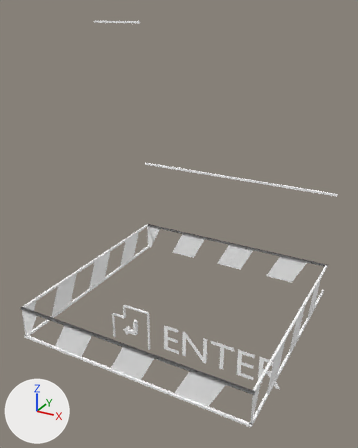
An edit to the glTF model models/mailAnimation.glb, drawn before and after from the same camera.
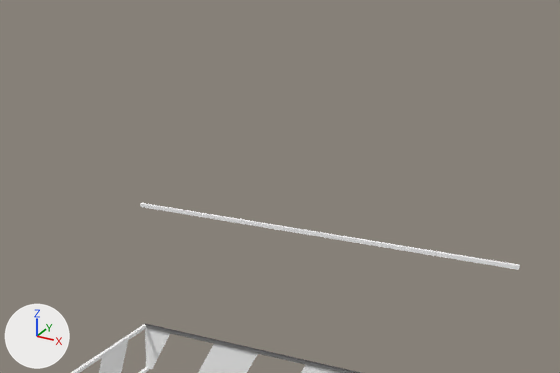
The first picture shows the older version from a 50 mm lens placed at (1.94, -3.66, 2.45), pointed at (-0.05, -0.05, 0.64). The close-ups show both versions on the part from 21% to 100% of the width and 13% to 56% of the height of that picture; other places that the commit changed are outside them. The axes (+X, +Y, +Z) are drawn at lower left. The lights are the same throughout. Both versions are drawn at frame 50 of the action 'Cube.019Action.007'; the numbers are the values there.

Script lines for the objects in view, before the commit:
```python
me_cube = bpy.data.meshes.new('Cube')
me_cube.from_pydata(...)  # a box spanning x -1.0..1.0, y -1.0..1.0, z -1.0..1.0
me_cube.materials.append(mat_material)  # white #ffffff
me_cube_024 = bpy.data.meshes.new('Cube.024')
me_cube_024.from_pydata(...)  # a box spanning x -1.0..1.0, y -1.0..1.0, z -1.0..1.0
me_cube_024.materials.append(mat_material_057)  # white #ffffff
me_plane_016 = bpy.data.meshes.new('Plane.016')
me_plane_016.from_pydata([(-1.0, -1.0, 0.0), (1.0, -1.0, 0.0), (0.0, 1.0, 0.0), (2.0, 1.0, 0.0)], [], [(0, 1, 3), (0, 3, 2)])
me_plane_016.materials.append(mat_material_046)  # white #ffffff
ob_cube = bpy.data.objects.new('Cube', me_cube)
ob_cube.location = (0.0, 1.05, 0.764)
ob_cube.scale = (1.1, 0.01, 0.01)
ob_cube_018 = bpy.data.objects.new('Cube.018', me_cube_024)
ob_cube_018.location = (0.0, 1.05, -0.015)
ob_cube_018.scale = (1.1, 0.01, 0.01)
ob_plane_015 = bpy.data.objects.new('Plane.015', me_plane_016)
ob_plane_015.location = (-1.091, 0.576, -0.162)
ob_plane_015.rotation_euler = (1.571, 0.0, 1.571)  # degrees (90, 0, 90)
ob_plane_015.scale = (0.141, 0.147, 1.0)
# also in view: 'Plane.006' at (-0.53, 1.05, -0.16); 'Plane.004' at (-1.0, 1.05, -0.16)
```
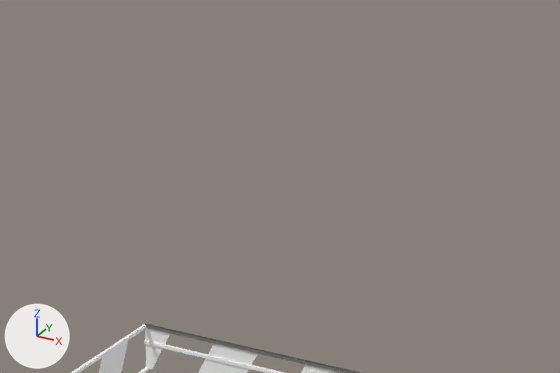
Boxes (x1, y1, x2, y2) around the edits, measured in the close-ups (560 x 373 px):
'Cube', moved: before (140, 203, 520, 270); after (144, 340, 284, 373)

What the commit changed:
Object 'Cube' (ob_cube) moves from (0.0, 1.05, 0.764) to (0.0, 1.05, -0.127).
